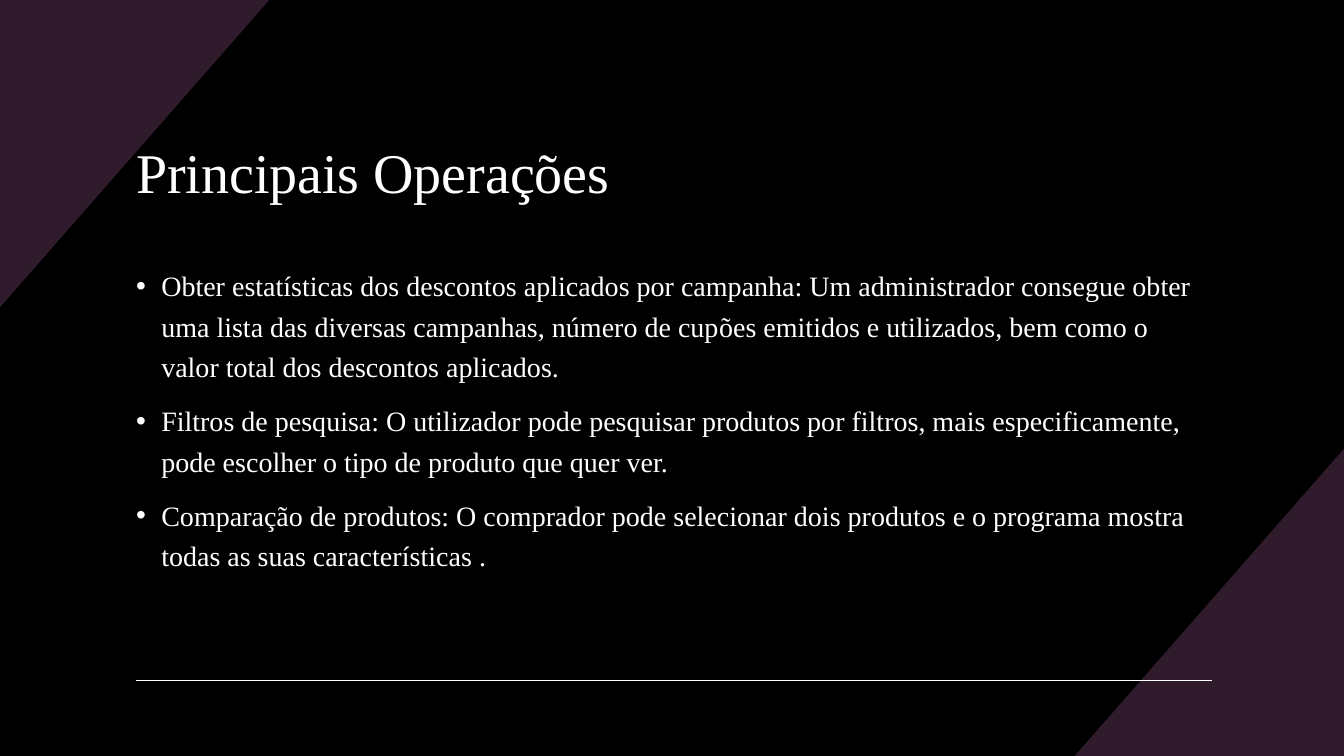
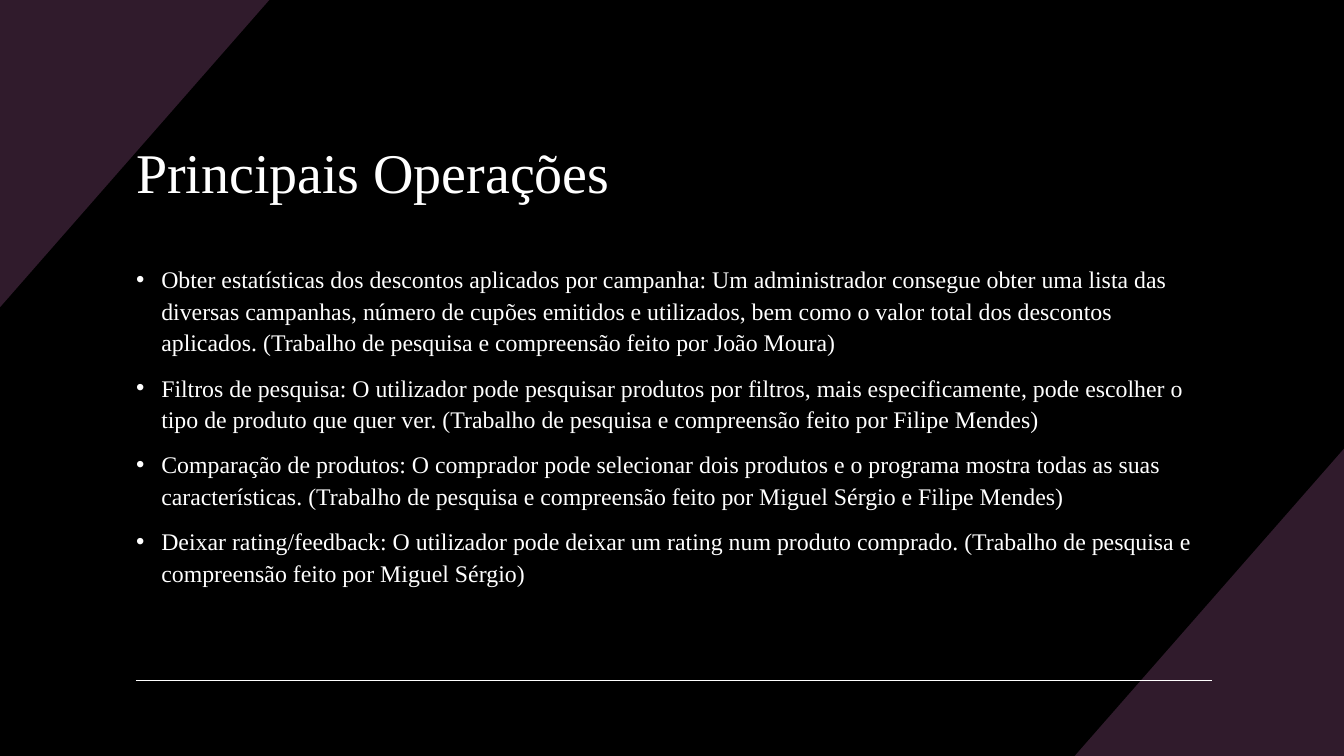
Before and after one commit to Famelgas/Projeto-BD, a slide deck: slide 6 of Diagramas/Apresentação do Projeto.pptx. Drawn at 1344x756 pixels with LibreOffice and Linux fonts; fonts in the diff are those of the drawing. Boxes give left, top, right and bottom in pixels: in the first picture for what was removed or moved away, otherwise in the second. Text is boxed around its words. In the diff, an @@ line names an element or a change of style, - is before the commit and + after.

```diff
--- a/Diagramas/Apresentação do Projeto.pptx
+++ b/Diagramas/Apresentação do Projeto.pptx
@@ text at [161, 271, 1191, 587]: text changed; size 20 to 17 pt @@
-• Obter estatísticas dos descontos aplicados por campanha: Um administrador consegue obter uma lista das diversas campanhas, número de cupões emitidos e utilizados, bem como o valor total dos descontos aplicados.
-• Filtros de pesquisa: O utilizador pode pesquisar produtos por filtros, mais especificamente, pode escolher o tipo de produto que quer ver.
-• Comparação de produtos: O comprador pode selecionar dois produtos e o programa mostra todas as suas características .
+• Obter estatísticas dos descontos aplicados por campanha: Um administrador consegue obter uma lista das diversas campanhas, número de cupões emitidos e utilizados, bem como o valor total dos descontos aplicados. (Trabalho de pesquisa e compreensão feito por João Moura)
+• Filtros de pesquisa: O utilizador pode pesquisar produtos por filtros, mais especificamente, pode escolher o tipo de produto que quer ver. (Trabalho de pesquisa e compreensão feito por Filipe Mendes)
+• Comparação de produtos: O comprador pode selecionar dois produtos e o programa mostra todas as suas características. (Trabalho de pesquisa e compreensão feito por Miguel Sérgio e Filipe Mendes)
+• Deixar rating/feedback: O utilizador pode deixar um rating num produto comprado. (Trabalho de pesquisa e compreensão feito por Miguel Sérgio)
```
Also in this commit, not shown: 6 other slides changed, 1 slide added, 18 other files.
